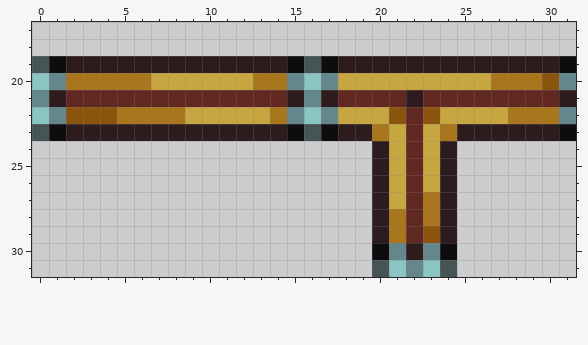
Pixel-art sprite, stored at Resources/Textures/_Ganimed/Structures/Power/Cables/mv_cable.rsi/mvcable_14.png. Above, as it was before the edit.
The file is 32x32 pixels. Shown: x 0..31, y 17..31.
Once edited:
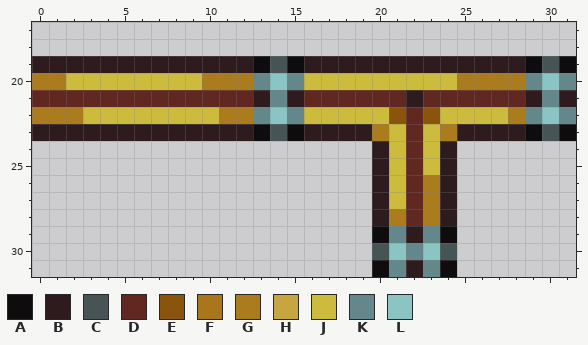
Palette (. is transparent): A #0e0c0c  B #2d1b1e  C #465456  D #612721  E #8b540d  F #a9761d  G #aa7c1e  H #c7a642  J #ccbb3d  K #64878c  L #8ac4c3
The exact change:
@@ x 0..31 @@
 18 ................................
-19 CABBBBBBBBBBBBBACABBBBBBBBBBBBBA
-20 LKFFFFFHHHHHHFFKLKHHHHHHHHHFFFEK
-21 KBDDDDDDDDDDDDDBKBDDDDBDDDDDDDDB
-22 LKEEEFFFFHHHHHFKLKHHHEDEHHHHFFFK
-23 CABBBBBBBBBBBBBACABBFHDHFBBBBBBA
-24 ....................BHDHB.......
-25 ....................BHDHB.......
-26 ....................BHDHB.......
-27 ....................BHDFB.......
-28 ....................BFDFB.......
-29 ....................BFDEB.......
-30 ....................AKBKA.......
-31 ....................CLKLC.......
+19 BBBBBBBBBBBBBACABBBBBBBBBBBBBACA
+20 GGJJJJJJJJGGGKLKJJJJJJJJJGGGGKLK
+21 DDDDDDDDDDDDDBKBDDDDDDBDDDDDDBKB
+22 GGGJJJJJJJJGGKLKJJJJJEDEJJJJGKLK
+23 BBBBBBBBBBBBBACABBBBGJDJGBBBBACA
+24 ....................BJDJB.......
+25 ....................BJDJB.......
+26 ....................BJDGB.......
+27 ....................BJDGB.......
+28 ....................BGDGB.......
+29 ....................AKBKA.......
+30 ....................CLKLC.......
+31 ....................AKBKA.......
Boxes around the changes in both pictures, in picture pixels (x1, y1, x2, y2):
changed: (32, 56, 559, 277)
